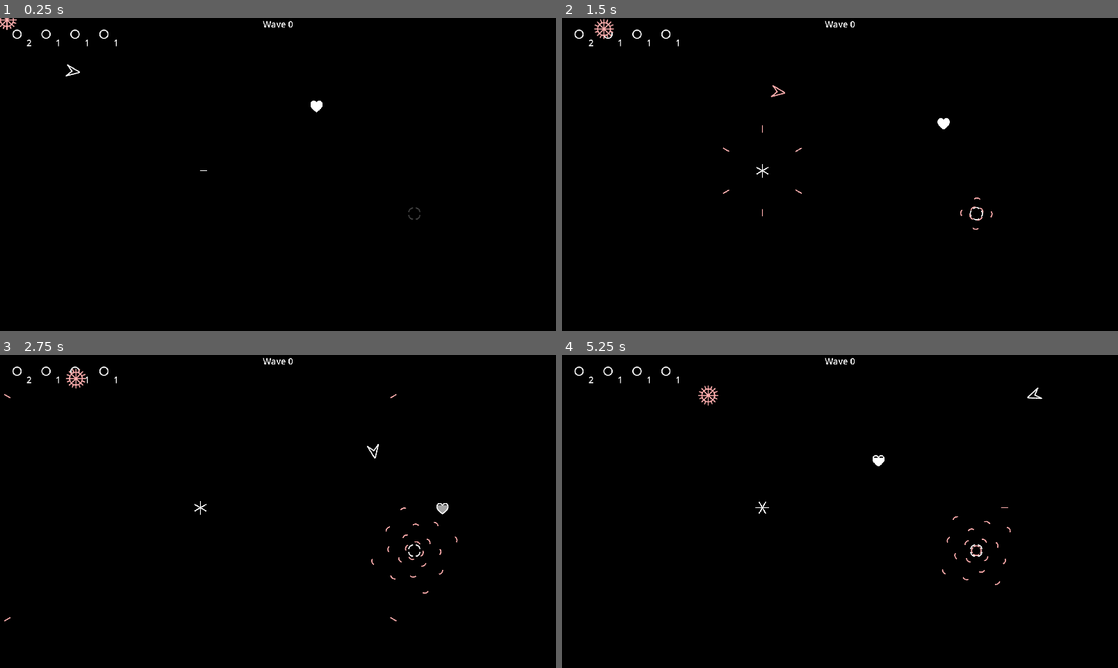
Above: before the commit, frames 1-4 (two rows, left to right).
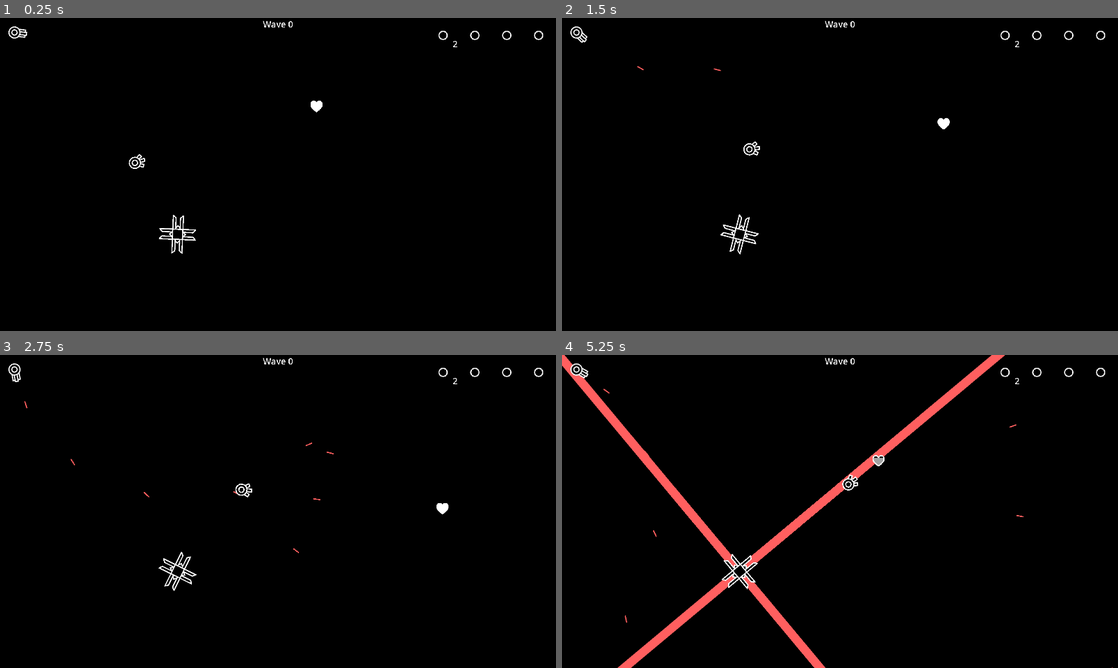
Above: after the commit, the same moments.

Repository: OrusLiOx/VOID
Game: Godot game, scene res://Scenes/game.tscn
The game is run twice, just before and just after one commit, with the same random seed, the same clock (stepped at 60 frames per second) and the same inputs. The project has no main scene, so this scene is started directly.
Inputs:
- Up to frame 1 (0.25 s): no input
- Up to frame 2 (1.5 s): hold D (Right) 0.53-1.28 s; hold S (Down) from 1.28 s (still down)
- Up to frame 3 (2.75 s): release S (Down) at 2.03 s; hold D (Right) from 2.03 s (still down)
- Up to frame 4 (5.25 s): release D (Right) at 2.78 s; hold W (Up) 2.78-3.53 s; hold A (Left) 3.53-5.03 s; hold S (Down) from 5.03 s (still down)

The runs differ from the first frame. In frame 1, 0.7% of the frame differs, in the area x 0-98%, y 0-76%; in frame 2, 0.9%; in frame 3, 1.0%; in frame 4, 5.2%, in the area x 0-100%, y 0-100%.

Commit message:
added gunner, gattling gunner, spinning laser + default abilities do not linger

Diff:
--- a/Godot/Globals/Globals.gd
+++ b/Godot/Globals/Globals.gd
@@ -15,7 +15,7 @@
 			normalColor = Color("ffffff")
 		"color":
 			jammedColor = Color("abdaff")
-			dangerColor = Color("ffaeae")
+			dangerColor = Color("ff5f5f")
 			normalColor = Color("ffffff")
 		"none":
 			jammedColor = Color("ffffff")
--- /dev/null
+++ b/Godot/Scenes/Enemies/Hazard/Scripts/gattling_gunner.gd
@@ -0,0 +1,48 @@
+extends Node2D
+@export var holdProj : Node2D
+var proj
+var rotDest:Array
+var dest
+
+# Called when the node enters the scene tree for the first time.
+func _ready():
+	proj = load("res://Scenes/Enemies/_Generic/projectile.tscn")
+	spawn(0)
+	pass # Replace with function body.
+
+
+# Called every frame. 'delta' is the elapsed time since the previous frame.
+func _process(delta):
+	rotation = move_toward(rotation, rotDest[dest], delta/2)
+	if abs(rotation - rotDest[dest]) <.01:
+		dest = (dest+1) %2
+	pass
+
+func spawn(dir):
+	rotDest.clear()
+	match dir:
+		0:
+			position = Vector2(50,50)
+		1:
+			position = Vector2(1870,50)
+		2:
+			position = Vector2(1870,1030)
+		3:
+			position = Vector2(50,1030)
+
+	rotDest.push_back(0+PI/2*dir)
+	rotDest.push_back(PI/2+PI/2*dir)
+	rotation = rotDest[0]
+	dest = 1
+	$Timer.start(.5)
+
+
+func _on_timer_timeout():
+	if $EnemyBase.is_jammed:
+		return
+	var shot = proj.instantiate()
+	holdProj.add_child(shot)
+	shot.position = position
+	shot.rotation = rotation
+	shot.go()
+	pass # Replace with function body.
--- a/Godot/Scenes/Enemies/Hazard/Scripts/spike_bomb.gd
+++ b/Godot/Scenes/Enemies/Hazard/Scripts/spike_bomb.gd
@@ -35,7 +35,7 @@
 	pass
 
 func launch_wave():
-	if $EnemyBase.jammed:
+	if $EnemyBase.is_jammed:
 		return
 	for i in spikes:
 		var child = proj.instantiate()
--- /dev/null
+++ b/Godot/Scenes/Enemies/Hazard/Scripts/spinning_laser.gd
@@ -0,0 +1,33 @@
+extends Node2D
+var laserScene:PackedScene
+
+
+# Called when the node enters the scene tree for the first time.
+func _ready():
+	laserScene = load("res://Scenes/Enemies/_Generic/laser.tscn")
+	spawn_lasers()
+	pass # Replace with function body.
+
+# Called every frame. 'delta' is the elapsed time since the previous frame.
+func _process(delta):
+	rotate(delta/6)
+	pass
+
+func spawn_lasers():
+	for i in 4:
+		var child = laserScene.instantiate()
+		$Lasers.add_child(child)
+		child.position = Vector2.ZERO
+		child.rotation = rotation+i*PI/2
+		child.go(5,5,true)
+
+
+func _on_enemy_base_jammed():
+	for child in $Lasers.get_children():
+		child.queue_free()
+	pass # Replace with function body.
+
+
+func _on_enemy_base_unjammed():
+	spawn_lasers()
+	pass # Replace with function body.
--- a/Godot/Scenes/Enemies/Hazard/Scripts/wave_bomb.gd
+++ b/Godot/Scenes/Enemies/Hazard/Scripts/wave_bomb.gd
@@ -30,7 +30,7 @@
 		waves.front().queue_free()
 		waves.remove_at(0)
 	holdProj.add_child(parent)
-	if $EnemyBase.jammed:
+	if $EnemyBase.is_jammed:
 		return
 	var rot = (base.rotation-(PI/2))*-1
 	for i in 4:
--- /dev/null
+++ b/Godot/Scenes/Enemies/Hazard/gattling_gunner.tscn
@@ -0,0 +1,25 @@
+[gd_scene load_steps=5 format=3 uid="uid://ccxwcm7pkmo2s"]
+
+[ext_resource type="Script" path="res://Scenes/Enemies/Hazard/Scripts/gattling_gunner.gd" id="1_b5qf0"]
+[ext_resource type="Texture2D" uid="uid://cl430lyy35lkw" path="res://Sprites/Enemies/gattlingGunner.png" id="2_62yqc"]
+[ext_resource type="PackedScene" uid="uid://c2h47aefbvi62" path="res://Scenes/Enemies/_Generic/enemy_base.tscn" id="3_uw0e0"]
+
+[sub_resource type="CircleShape2D" id="CircleShape2D_0g34n"]
+radius = 21.0
+
+[node name="gattlingGunner" type="Node2D"]
+script = ExtResource("1_b5qf0")
+
+[node name="Sprite2D" type="Sprite2D" parent="."]
+position = Vector2(17, -1)
+texture = ExtResource("2_62yqc")
+
+[node name="EnemyBase" parent="." instance=ExtResource("3_uw0e0")]
+
+[node name="CollisionShape2D" type="CollisionShape2D" parent="EnemyBase"]
+shape = SubResource("CircleShape2D_0g34n")
+
+[node name="Timer" type="Timer" parent="."]
+
+[connection signal="jammed" from="EnemyBase" to="." method="_on_enemy_base_jammed"]
+[connection signal="timeout" from="Timer" to="." method="_on_timer_timeout"]
--- /dev/null
+++ b/Godot/Scenes/Enemies/Hazard/spinning_laser.tscn
@@ -0,0 +1,25 @@
+[gd_scene load_steps=5 format=3 uid="uid://ddegavbsi8lrp"]
+
+[ext_resource type="PackedScene" uid="uid://c2h47aefbvi62" path="res://Scenes/Enemies/_Generic/enemy_base.tscn" id="1_forg2"]
+[ext_resource type="Script" path="res://Scenes/Enemies/Hazard/Scripts/spinning_laser.gd" id="1_so0he"]
+[ext_resource type="Texture2D" uid="uid://bcgn8xnpl8yhp" path="res://Sprites/Enemies/spinLaser.png" id="2_hkc14"]
+
+[sub_resource type="CircleShape2D" id="CircleShape2D_h3rcn"]
+radius = 65.0308
+
+[node name="SpinningLaser" type="Node2D"]
+script = ExtResource("1_so0he")
+
+[node name="Lasers" type="Node2D" parent="."]
+
+[node name="EnemyBase" parent="." instance=ExtResource("1_forg2")]
+
+[node name="CollisionShape2D" type="CollisionShape2D" parent="EnemyBase"]
+shape = SubResource("CircleShape2D_h3rcn")
+
+[node name="Sprite2D" type="Sprite2D" parent="."]
+position = Vector2(7, -2)
+texture = ExtResource("2_hkc14")
+
+[connection signal="jammed" from="EnemyBase" to="." method="_on_enemy_base_jammed"]
+[connection signal="unjammed" from="EnemyBase" to="." method="_on_enemy_base_unjammed"]
--- /dev/null
+++ b/Godot/Scenes/Enemies/Mobile/Scripts/Gunner.gd
@@ -0,0 +1,36 @@
+extends Node2D
+var projectile
+var timer
+@export var parent: Node2D
+
+# Called when the node enters the scene tree for the first time.
+func _ready():
+	projectile = load("res://Scenes/Enemies/_Generic/projectile.tscn")
+	timer = $Timer
+	pass # Replace with function body.
+
+
+# Called every frame. 'delta' is the elapsed time since the previous frame.
+func _process(delta):
+	rotation = global_position.direction_to(Globals.player.global_position).angle()
+	if position.distance_to(Globals.player.position) > 500:
+		position += global_position.direction_to(Globals.player.global_position)*delta*150
+	if timer.is_stopped():
+		timer.start(2)
+	pass
+
+func fire():
+	if $EnemyBase.is_jammed:
+		return
+	for i in [-1,0,1]:
+		var shot = projectile.instantiate()
+		get_parent().add_child(shot)
+		shot.position = position
+		shot.rotation = rotation+i*deg_to_rad(30)
+		shot.go()
+
+
+func _on_timer_timeout():
+	timer.stop()
+	fire()
+	pass # Replace with function body.
--- a/Godot/Scenes/Enemies/Mobile/Scripts/dasher.gd
+++ b/Godot/Scenes/Enemies/Mobile/Scripts/dasher.gd
@@ -16,14 +16,14 @@
 
 # Called every frame. 'delta' is the elapsed time since the previous frame.
 func _process(delta):
-	if go and !base.jammed:
+	if go and !base.is_jammed:
 		base.set_collision_layer_value(2, true)
 		modulate = Globals.dangerColor
 	else:
 		base.set_collision_layer_value(2, false)
-		if !base.jammed:
+		if !base.is_jammed:
 			modulate = Globals.normalColor
-	if base.jammed:
+	if base.is_jammed:
 		dest = global_position
 	elif go and global_position.distance_squared_to(dest) > 100:
 		var newPos = position + dir*delta
@@ -46,7 +46,7 @@
 		rotation = dir.angle()
 	else:
 		dest = Vector2.ZERO
-	if !base.jammed:
+	if !base.is_jammed:
 		timer.start(1)
 
 
--- /dev/null
+++ b/Godot/Scenes/Enemies/Mobile/Scripts/laser_cannon.gd
@@ -0,0 +1,11 @@
+extends Node2D
+
+
+# Called when the node enters the scene tree for the first time.
+func _ready():
+	pass # Replace with function body.
+
+
+# Called every frame. 'delta' is the elapsed time since the previous frame.
+func _process(delta):
+	pass
--- a/Godot/Scenes/Enemies/Mobile/Scripts/spike_ball.gd
+++ b/Godot/Scenes/Enemies/Mobile/Scripts/spike_ball.gd
@@ -1,5 +1,4 @@
 extends Node2D
-var jammed = false
 var hit
 
 func _ready():
@@ -9,13 +8,24 @@
 
 
 func _process(delta):
-	if jammed != $EnemyBase.jammed:
-		$Spikes.visible = jammed
-		hit.set_collision_layer_value(2, jammed)
-		jammed = !jammed
-		if !jammed:
-			modulate = Globals.dangerColor
-
 	if Globals.player != null:
 		position += global_position.direction_to(Globals.player.global_position)*delta*100
 	pass
+
+func set_jam(jammed):
+	$Spikes.visible = !jammed
+	hit.set_collision_layer_value(2,!jammed)
+	if jammed:
+		modulate = Globals.normalColor
+	else:
+		modulate = Globals.dangerColor
+
+
+func _on_enemy_base_unjammed():
+	set_jam(false)
+	pass # Replace with function body.
+
+
+func _on_enemy_base_jammed():
+	set_jam(true)
+	pass # Replace with function body.
--- /dev/null
+++ b/Godot/Scenes/Enemies/Mobile/gunner.tscn
@@ -0,0 +1,24 @@
+[gd_scene load_steps=5 format=3 uid="uid://chwd1xmuhww2r"]
+
+[ext_resource type="Script" path="res://Scenes/Enemies/Mobile/Scripts/Gunner.gd" id="1_v7je5"]
+[ext_resource type="PackedScene" uid="uid://c2h47aefbvi62" path="res://Scenes/Enemies/_Generic/enemy_base.tscn" id="2_hpmji"]
+[ext_resource type="Texture2D" uid="uid://mhiumy8dsr0v" path="res://Sprites/Enemies/gunner.png" id="3_ywv28"]
+
+[sub_resource type="CircleShape2D" id="CircleShape2D_8p0bk"]
+radius = 21.0238
+
+[node name="Gunner" type="Node2D"]
+script = ExtResource("1_v7je5")
+
+[node name="EnemyBase" parent="." instance=ExtResource("2_hpmji")]
+
+[node name="CollisionShape2D" type="CollisionShape2D" parent="EnemyBase"]
+shape = SubResource("CircleShape2D_8p0bk")
+
+[node name="Timer" type="Timer" parent="."]
+
+[node name="Sprite2D" type="Sprite2D" parent="."]
+position = Vector2(17, -1)
+texture = ExtResource("3_ywv28")
+
+[connection signal="timeout" from="Timer" to="." method="_on_timer_timeout"]
--- /dev/null
+++ b/Godot/Scenes/Enemies/Mobile/laser_cannon.tscn
@@ -0,0 +1,18 @@
+[gd_scene load_steps=4 format=3 uid="uid://dw5rrblv6h4ng"]
+
+[ext_resource type="PackedScene" uid="uid://c2h47aefbvi62" path="res://Scenes/Enemies/_Generic/enemy_base.tscn" id="1_4iydy"]
+[ext_resource type="Script" path="res://Scenes/Enemies/Mobile/Scripts/laser_cannon.gd" id="1_p7h7d"]
+[ext_resource type="Texture2D" uid="uid://cpfvm30acl7u0" path="res://Sprites/Enemies/laser.png" id="2_yxni4"]
+
+[node name="laserCannon" type="Node2D"]
+script = ExtResource("1_p7h7d")
+
+[node name="EnemyBase" parent="." instance=ExtResource("1_4iydy")]
+position = Vector2(20, 0)
+
+[node name="CollisionPolygon2D" type="CollisionPolygon2D" parent="EnemyBase"]
+polygon = PackedVector2Array(35, -18, -15, -18, -15, -28, -44, 0, -15, 30, -15, 19, 35, 19)
+
+[node name="Sprite2D" type="Sprite2D" parent="."]
+position = Vector2(21, 0)
+texture = ExtResource("2_yxni4")
--- a/Godot/Scenes/Enemies/Mobile/spike_ball.tscn
+++ b/Godot/Scenes/Enemies/Mobile/spike_ball.tscn
@@ -32,3 +32,6 @@
 
 [node name="CollisionShape2D" type="CollisionShape2D" parent="Hurt"]
 shape = SubResource("CircleShape2D_yel2x")
+
+[connection signal="jammed" from="EnemyBase" to="." method="_on_enemy_base_jammed"]
+[connection signal="unjammed" from="EnemyBase" to="." method="_on_enemy_base_unjammed"]
--- a/Godot/Scenes/Enemies/_Generic/Scripts/enemy_base.gd
+++ b/Godot/Scenes/Enemies/_Generic/Scripts/enemy_base.gd
@@ -1,7 +1,9 @@
 extends Node2D
 # -1 = jammed until unjammed, else jammed for jammed seconds
 var jams:Dictionary
-var jammed = false
+var is_jammed = false
+signal jammed()
+signal unjammed()
 
 func _ready():
 	pass # Replace with function body.
@@ -14,7 +16,9 @@
 				remove_jam(i)
 
 func jam(obj, time = -1):
-	jammed = true
+	if is_jammed == false:
+		emit_signal("jammed")
+	is_jammed = true
 	jams[obj] = time
 	var color = Globals.jammedColor
 	color.a = get_parent().modulate.a
@@ -26,7 +30,9 @@
 		unjam()
 
 func unjam():
-	jammed = false
+	if is_jammed == true:
+		emit_signal("unjammed")
+	is_jammed = false
 	var color = Color.WHITE
 	color.a = get_parent().modulate.a
 	get_parent().modulate = color
--- /dev/null
+++ b/Godot/Scenes/Enemies/_Generic/Scripts/laser.gd
@@ -0,0 +1,59 @@
+extends Node2D
+var sprite
+var col
+var state
+var timer
+var fireTime
+var channelTime
+var loop
+
+var minChannel = 1.5
+
+func _ready():
+	sprite = $ColorRect
+	col = $Area2D/CollisionShape2D
+	col.disabled = true
+	state = "inactive"
+	sprite.modulate.a = 0
+	timer = $Timer
+
+func go(cTime=minChannel, fTime=.5, l = true):
+	timer.stop()
+	loop = l
+	fireTime = fTime
+	channelTime=max(minChannel,cTime)
+	timer.start(channelTime-minChannel)
+
+func channel():
+	col.disabled = true
+	state = "charge"
+	sprite.modulate = Globals.normalColor
+	sprite.size.y = 1
+	sprite.position.y = -.5
+	timer.start(minChannel)
+
+func disable():
+	state = "inactive"
+	col.disabled = true
+	sprite.modulate.a = 0
+	if loop:
+		timer.start(channelTime-minChannel)
+
+func fire():
+	state = "fire"
+	col.disabled = false
+	sprite.modulate = Globals.dangerColor
+	sprite.size.y = 30
+	sprite.position.y = -15
+	timer.start(fireTime)
+
+func _on_timer_timeout():
+	timer.stop()
+	match state:
+		"charge":
+			fire()
+		"fire":
+			disable()
+		"inactive":
+			channel()
+	pass # Replace with function body.
--- /dev/null
+++ b/Godot/Scenes/Enemies/_Generic/laser.tscn
@@ -0,0 +1,27 @@
+[gd_scene load_steps=3 format=3 uid="uid://dgrabp1rgmwg7"]
+
+[ext_resource type="Script" path="res://Scenes/Enemies/_Generic/Scripts/laser.gd" id="1_i5vud"]
+
+[sub_resource type="RectangleShape2D" id="RectangleShape2D_x447i"]
+size = Vector2(2500, 30)
+
+[node name="Laser" type="Node2D"]
+script = ExtResource("1_i5vud")
+
+[node name="ColorRect" type="ColorRect" parent="."]
+offset_top = -0.5
+offset_right = 2500.0
+offset_bottom = 0.5
+
+[node name="Area2D" type="Area2D" parent="."]
+position = Vector2(10, 0)
+collision_layer = 2
+collision_mask = 2
+
+[node name="CollisionShape2D" type="CollisionShape2D" parent="Area2D"]
+position = Vector2(1240, 0)
+shape = SubResource("RectangleShape2D_x447i")
+
+[node name="Timer" type="Timer" parent="."]
+
+[connection signal="timeout" from="Timer" to="." method="_on_timer_timeout"]
--- a/Godot/Scenes/Player/Scripts/ability_visual.gd
+++ b/Godot/Scenes/Player/Scripts/ability_visual.gd
@@ -1,4 +1,4 @@
-extends Sprite2D
+extends Node2D
 @export var ability : int
 var cd
 var current
@@ -6,11 +6,13 @@
 var meter
 var charges
 var chargesLabel
+var sprite
 
 # Called when the node enters the scene tree for the first time.
 func _ready():
 	meter = $ColorRect
 	chargesLabel = $Charges
+	sprite = $Sprite2D
 
 	pass # Replace with function body.
 
@@ -29,7 +31,10 @@
 		else:
 			meter.size.y = 100* current.time_left/cd
 		if charges[ability] > 0:
-			self_modulate = Color.WHITE
+			sprite.self_modulate = Color.WHITE
 		else:
-			self_modulate = Color(.5,.5,.5)
-		chargesLabel.text = str(charges[ability])
+			sprite.self_modulate = Color(.5,.5,.5)
+		if Globals.player.a[ability]["charges"]>1:
+			chargesLabel.text = str(charges[ability])
+		else:
+			chargesLabel.text = ""
--- a/Godot/Scenes/Player/Scripts/player.gd
+++ b/Godot/Scenes/Player/Scripts/player.gd
@@ -27,9 +27,9 @@
 		1:
 		{
 			"range": 300,
-			"duration": 3,
+			"duration": 0,
 			"cooldown":7,
-			"effectDuration":0,
+			"effectDuration":3,
 			"charges":1
 		},
 		2:
@@ -42,6 +42,7 @@
 		3:
 		{
 			"range": 300,
+			"duration": 0,
 			"cooldown":60,
 			"charges":1
 		},
@@ -90,11 +91,11 @@
 	iframes = 1
 
 func _on_area_2d_area_entered(area):
+	if area.is_in_group("Projectile"):
+		area.queue_free()
 	if area.name == "validZone" or iframes>0 or inv:
 		return
 	hit(25)
-	if area.is_in_group("Projectile"):
-		area.queue_free()
 	pass # Replace with function body.
 
 # ability stuff
@@ -160,5 +161,5 @@
 	var cast = zone.instantiate()
 	holdAbilities.add_child(cast)
 	cast.global_position = global_position
-	cast.set_stuff(a[3]["range"], 0, "kill")
+	cast.set_stuff(a[3]["range"], a[3]["duration"], "kill")
 	pass
--- a/Godot/Scenes/Player/Scripts/zone.gd
+++ b/Godot/Scenes/Player/Scripts/zone.gd
@@ -1,6 +1,10 @@
 extends Node2D
 var effectTime
 var effect
+var fade = false
+
+# -1 = no, 0 = wait, 1 = ready, 2 = done
+var removeInAFrame = -1
 
 func set_stuff(size, time, e, eTime = 0):
 	$Circle.set_size(size)
@@ -27,10 +31,21 @@
 			$Circle.set_collision_mask_value(2,true)
 	if time>0:
 		$Timer.start(time)
+	else:
+		fade = true
+		removeInAFrame = 0
 
 func _process(delta):
-	if effect == "kill":
-		modulate.a-=delta*2
+	if fade:
+		match removeInAFrame:
+			0:
+				removeInAFrame = 1
+			1:
+				$Circle.set_collision_mask_value(2,false)
+				$Circle.set_collision_mask_value(3,false)
+				removeInAFrame = 2
+
+		modulate.a-=delta*4
 		if modulate.a <=0:
 			queue_free()
 	pass
--- a/Godot/Scenes/Player/ability_visual.tscn
+++ b/Godot/Scenes/Player/ability_visual.tscn
@@ -3,9 +3,11 @@
 [ext_resource type="Texture2D" uid="uid://cb8cefn44n6ju" path="res://Sprites/Enemies/circle.png" id="1_r6r4j"]
 [ext_resource type="Script" path="res://Scenes/Player/Scripts/ability_visual.gd" id="2_r2o3p"]
 
-[node name="AbilityVisual" type="Sprite2D"]
+[node name="AbilityVisual" type="Node2D"]
+script = ExtResource("2_r2o3p")
+
+[node name="Sprite2D" type="Sprite2D" parent="."]
 texture = ExtResource("1_r6r4j")
-script = ExtResource("2_r2o3p")
 
 [node name="ColorRect" type="ColorRect" parent="."]
 offset_left = 50.0
--- a/Godot/Scenes/game.tscn
+++ b/Godot/Scenes/game.tscn
@@ -1,12 +1,11 @@
-[gd_scene load_steps=12 format=3 uid="uid://cglbpyq6fsq81"]
+[gd_scene load_steps=11 format=3 uid="uid://cglbpyq6fsq81"]
 
 [ext_resource type="PackedScene" uid="uid://dnaqej8yhbeu8" path="res://Scenes/Player/player.tscn" id="1_cp43h"]
 [ext_resource type="Script" path="res://Scenes/Scripts/game.gd" id="1_dbkqe"]
 [ext_resource type="PackedScene" uid="uid://c7umn3wpd4dbn" path="res://Scenes/Player/ability_visual.tscn" id="2_y0ouu"]
-[ext_resource type="PackedScene" uid="uid://kxxnagfkc52w" path="res://Scenes/Enemies/Hazard/spike_bomb.tscn" id="3_0fcws"]
-[ext_resource type="PackedScene" uid="uid://cndnusybtyktq" path="res://Scenes/Enemies/Hazard/wave_bomb.tscn" id="5_4i8lf"]
-[ext_resource type="PackedScene" uid="uid://36hpcj5sdadc" path="res://Scenes/Enemies/Mobile/spike_ball.tscn" id="6_koi1l"]
-[ext_resource type="PackedScene" uid="uid://dkdjrodvejcie" path="res://Scenes/Enemies/Mobile/dasher.tscn" id="7_3uhsf"]
+[ext_resource type="PackedScene" uid="uid://ccxwcm7pkmo2s" path="res://Scenes/Enemies/Hazard/gattling_gunner.tscn" id="6_icd7m"]
+[ext_resource type="PackedScene" uid="uid://ddegavbsi8lrp" path="res://Scenes/Enemies/Hazard/spinning_laser.tscn" id="8_l36c2"]
+[ext_resource type="PackedScene" uid="uid://chwd1xmuhww2r" path="res://Scenes/Enemies/Mobile/gunner.tscn" id="9_ixne5"]
 
 [sub_resource type="RectangleShape2D" id="RectangleShape2D_npagf"]
 size = Vector2(3942, 1909)
@@ -39,28 +38,32 @@
 [node name="Hud" type="Node2D" parent="."]
 
 [node name="Abilities" type="Node2D" parent="Hud"]
+position = Vector2(1530, 60)
 
 [node name="AbilityVisual" parent="Hud/Abilities" instance=ExtResource("2_y0ouu")]
-position = Vector2(59, 56)
 
 [node name="AbilityVisual2" parent="Hud/Abilities" instance=ExtResource("2_y0ouu")]
-position = Vector2(159, 56)
+position = Vector2(110, 0)
 ability = 1
 
 [node name="AbilityVisual3" parent="Hud/Abilities" instance=ExtResource("2_y0ouu")]
-position = Vector2(259, 56)
+position = Vector2(220, 0)
 ability = 2
 
 [node name="AbilityVisual4" parent="Hud/Abilities" instance=ExtResource("2_y0ouu")]
-position = Vector2(359, 56)
+position = Vector2(330, 0)
 ability = 3
 
-[node name="Label" type="Label" parent="Hud"]
+[node name="Wave" type="Node2D" parent="Hud"]
+
+[node name="Label" type="Label" parent="Hud/Wave"]
 offset_right = 1920.0
 offset_bottom = 75.0
 theme_override_font_sizes/font_size = 30
 text = "Wave 0"
 horizontal_alignment = 1
+
+[node name="Health" type="Node2D" parent="Hud"]
 
 [node name="Boundaries" type="Node2D" parent="."]
 
@@ -97,19 +100,17 @@
 position = Vector2(1093, 305)
 holdAbilities = NodePath("../PlayerCasts")
 
-[node name="SpikeBomb" parent="." node_paths=PackedStringArray("parent") instance=ExtResource("3_0fcws")]
-position = Vector2(692, 527)
+[node name="holdProjectiles" type="Node2D" parent="."]
+
+[node name="SpinningLaser" parent="." instance=ExtResource("8_l36c2")]
+position = Vector2(613, 747)
+
+[node name="Gunner" parent="." node_paths=PackedStringArray("parent") instance=ExtResource("9_ixne5")]
+position = Vector2(430, 511)
 parent = NodePath("../holdProjectiles")
 
-[node name="WaveBomb" parent="." node_paths=PackedStringArray("holdProj") instance=ExtResource("5_4i8lf")]
-position = Vector2(1431, 675)
+[node name="gattlingGunner" parent="." node_paths=PackedStringArray("holdProj") instance=ExtResource("6_icd7m")]
+position = Vector2(47, 50)
 holdProj = NodePath("../holdProjectiles")
 
-[node name="Dasher" parent="." instance=ExtResource("7_3uhsf")]
-position = Vector2(252, 184)
-
-[node name="SpikeBall" parent="." instance=ExtResource("6_koi1l")]
-
-[node name="holdProjectiles" type="Node2D" parent="."]
-
 [connection signal="area_exited" from="validZone" to="." method="_on_valid_zone_area_exited"]
Binary file added: Godot/Sprites/Enemies/gattlingGunner.png
Not shown, added: Godot/Sprites/Enemies/gattlingGunner.png.import
Binary file added: Godot/Sprites/Enemies/gunner.png
Not shown, added: Godot/Sprites/Enemies/gunner.png.import
Binary file added: Godot/Sprites/Enemies/laser.png
Not shown, added: Godot/Sprites/Enemies/laser.png.import
Binary file added: Godot/Sprites/Enemies/spinLaser.png
Not shown, added: Godot/Sprites/Enemies/spinLaser.png.import
Not shown, changed: Art/entities.mdp
